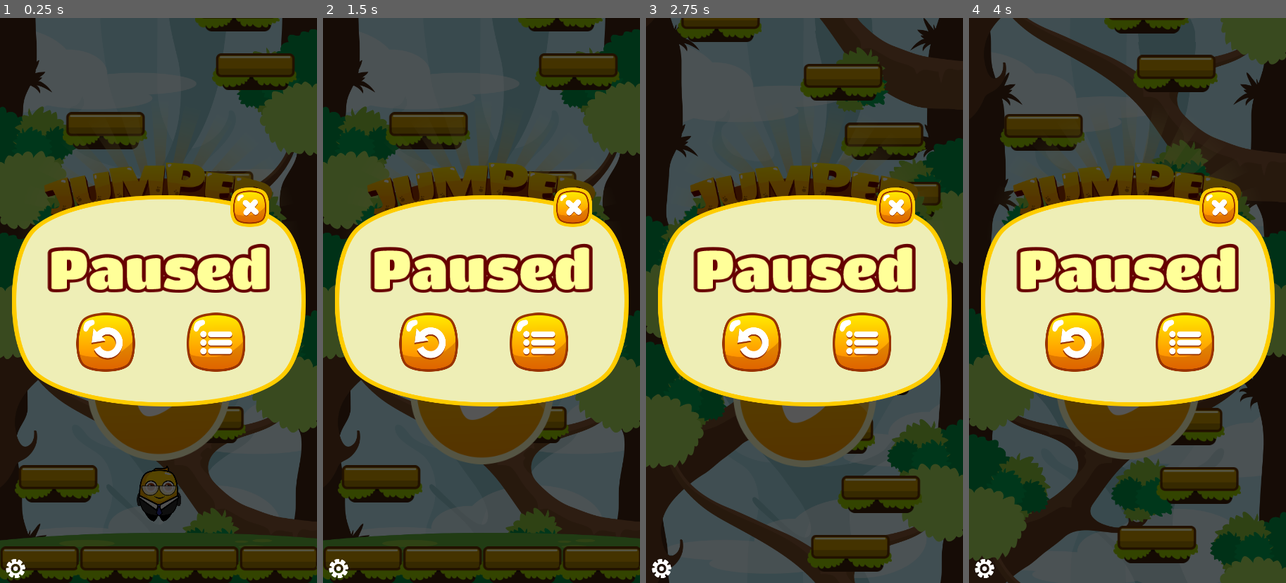
Above: before the commit, frames 1-4 (left to right).
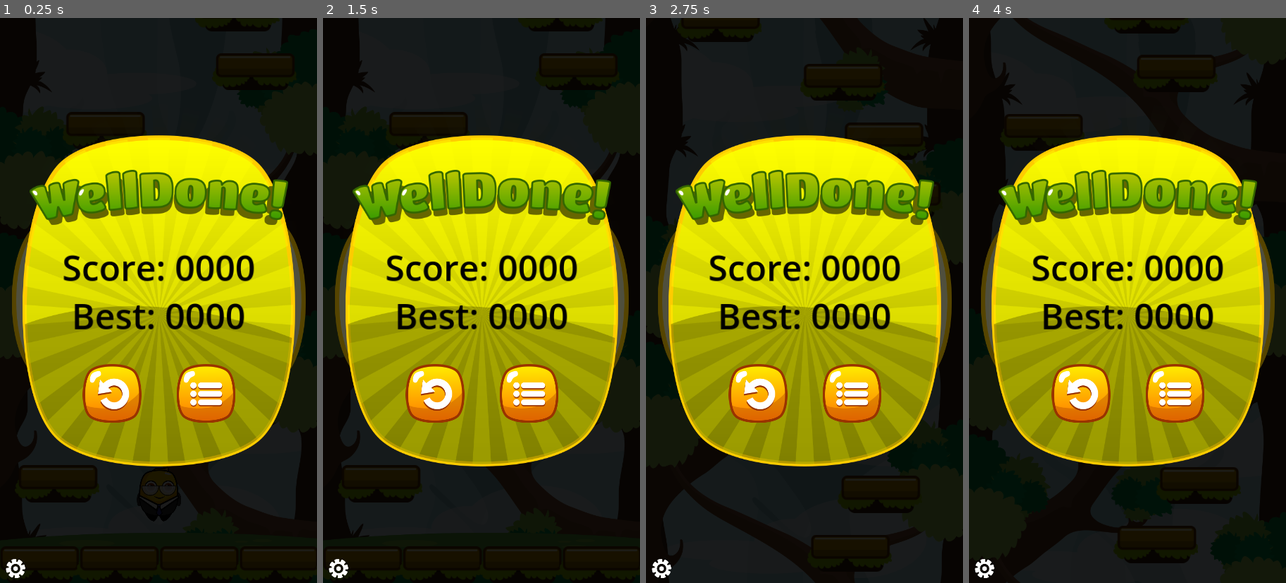
Above: after the commit, the same moments.

Repository: jrenato/jump_jam
Game: Godot game, scene res://Scenes/main.tscn
The game is run twice, just before and just after one commit, with the same random seed, the same clock (stepped at 60 frames per second) and the same inputs.
Inputs (mouse positions are in pixels of both pictures, inside the frame that each line leads up to):
- Up to frame 1 (0.25 s): no input
- Up to frame 2 (1.5 s): click (433, 390) at 0.52 s; click (529, 390) at 1.27 s
- Up to frame 3 (2.75 s): click (804, 390) at 2 s
- Up to frame 4 (4 s): click (1127, 396) at 2.75 s; click (1073, 340) at 3.5 s

The runs differ from the first frame. In frame 1, 89% of the frame differs, in the area x 0-100%, y 0-100%; in frame 2, 89%; in frame 3, 89%; in frame 4, 86%.

Commit message:
Added Game Over Screen

Diff:
--- /dev/null
+++ b/Scenes/game_over_screen.tscn
@@ -0,0 +1,128 @@
+[gd_scene load_steps=7 format=3 uid="uid://jpbtiq887ljo"]
+
+[ext_resource type="Texture2D" uid="uid://bgdrmdpkcxod1" path="res://Assets/Textures/UI/Box04.png" id="1_nu8dl"]
+[ext_resource type="Texture2D" uid="uid://cvf0dokbj836v" path="res://Assets/Textures/UI/Welldone.png" id="2_syjuh"]
+[ext_resource type="PackedScene" uid="uid://bxxp85jl3nyoc" path="res://Scenes/screen_button.tscn" id="3_8s4v1"]
+[ext_resource type="Texture2D" uid="uid://b6mqplayu2vpa" path="res://Assets/Textures/UI/RestartBtn.png" id="4_p573d"]
+[ext_resource type="Texture2D" uid="uid://mgca6lpd6svk" path="res://Assets/Textures/UI/menuBtn.png" id="5_8dsof"]
+
+[sub_resource type="LabelSettings" id="LabelSettings_fvw23"]
+font_size = 60
+font_color = Color(0, 0, 0, 1)
+
+[node name="GameOverScreen" type="Control"]
+layout_mode = 3
+anchors_preset = 15
+anchor_right = 1.0
+anchor_bottom = 1.0
+grow_horizontal = 2
+grow_vertical = 2
+
+[node name="ColorRect" type="ColorRect" parent="."]
+layout_mode = 1
+anchors_preset = 15
+anchor_right = 1.0
+anchor_bottom = 1.0
+grow_horizontal = 2
+grow_vertical = 2
+color = Color(0, 0, 0, 0.666667)
+
+[node name="Box" type="TextureRect" parent="."]
+layout_mode = 1
+anchors_preset = 8
+anchor_left = 0.5
+anchor_top = 0.5
+anchor_right = 0.5
+anchor_bottom = 0.5
+offset_left = -232.5
+offset_top = -281.5
+offset_right = 232.5
+offset_bottom = 281.5
+grow_horizontal = 2
+grow_vertical = 2
+texture = ExtResource("1_nu8dl")
+expand_mode = 1
+
+[node name="Welldone" type="TextureRect" parent="Box"]
+layout_mode = 1
+anchors_preset = 8
+anchor_left = 0.5
+anchor_top = 0.5
+anchor_right = 0.5
+anchor_bottom = 0.5
+offset_left = -220.5
+offset_top = -223.0
+offset_right = 220.5
+offset_bottom = -129.0
+grow_horizontal = 2
+grow_vertical = 2
+texture = ExtResource("2_syjuh")
+expand_mode = 1
+
+[node name="ScoreLabel" type="Label" parent="Box"]
+layout_mode = 1
+anchors_preset = 8
+anchor_left = 0.5
+anchor_top = 0.5
+anchor_right = 0.5
+anchor_bottom = 0.5
+offset_left = -165.0
+offset_top = -98.0
+offset_right = 165.0
+offset_bottom = -15.0
+grow_horizontal = 2
+grow_vertical = 2
+text = "Score: 0000"
+label_settings = SubResource("LabelSettings_fvw23")
+horizontal_alignment = 1
+
+[node name="HighScoreLabel" type="Label" parent="Box"]
+layout_mode = 1
+anchors_preset = 8
+anchor_left = 0.5
+anchor_top = 0.5
+anchor_right = 0.5
+anchor_bottom = 0.5
+offset_left = -165.0
+offset_top = -16.5
+offset_right = 165.0
+offset_bottom = 66.5
+grow_horizontal = 2
+grow_vertical = 2
+text = "Best: 0000"
+label_settings = SubResource("LabelSettings_fvw23")
+horizontal_alignment = 1
+
+[node name="GameOverRetry" parent="Box" instance=ExtResource("3_8s4v1")]
+layout_mode = 1
+anchors_preset = 8
+anchor_left = 0.5
+anchor_top = 0.5
+anchor_right = 0.5
+anchor_bottom = 0.5
+offset_left = -130.0
+offset_top = 107.0
+offset_right = -30.0
+offset_bottom = 207.0
+grow_horizontal = 2
+grow_vertical = 2
+texture_normal = ExtResource("4_p573d")
+ignore_texture_size = true
+stretch_mode = 0
+
+[node name="GameOverBack" parent="Box" instance=ExtResource("3_8s4v1")]
+layout_mode = 1
+anchors_preset = 8
+anchor_left = 0.5
+anchor_top = 0.5
+anchor_right = 0.5
+anchor_bottom = 0.5
+offset_left = 30.0
+offset_top = 107.0
+offset_right = 130.0
+offset_bottom = 207.0
+grow_horizontal = 2
+grow_vertical = 2
+texture_normal = ExtResource("5_8dsof")
+ignore_texture_size = true
+stretch_mode = 0
--- a/Scenes/screens.tscn
+++ b/Scenes/screens.tscn
@@ -1,9 +1,10 @@
-[gd_scene load_steps=6 format=3 uid="uid://wq7bcjgdriwm"]
+[gd_scene load_steps=7 format=3 uid="uid://wq7bcjgdriwm"]
 
 [ext_resource type="Script" path="res://Scripts/screens.gd" id="1_23dgq"]
 [ext_resource type="Texture2D" uid="uid://di0nxp7oa0n82" path="res://Assets/Textures/UI/gear.png" id="2_066tw"]
 [ext_resource type="PackedScene" uid="uid://d0xa688kj6ryl" path="res://Scenes/title_screen.tscn" id="3_d13v2"]
 [ext_resource type="PackedScene" uid="uid://cde71m3pyhyhp" path="res://Scenes/pause_screen.tscn" id="4_dr4ad"]
+[ext_resource type="PackedScene" uid="uid://jpbtiq887ljo" path="res://Scenes/game_over_screen.tscn" id="4_qkqx2"]
 
 [sub_resource type="LabelSettings" id="LabelSettings_winbq"]
 
@@ -13,6 +14,8 @@
 [node name="TitleScreen" parent="." instance=ExtResource("3_d13v2")]
 
 [node name="PauseScreen" parent="." instance=ExtResource("4_dr4ad")]
+
+[node name="GameOverScreen" parent="." instance=ExtResource("4_qkqx2")]
 
 [node name="Debug" type="Control" parent="."]
 layout_mode = 3
